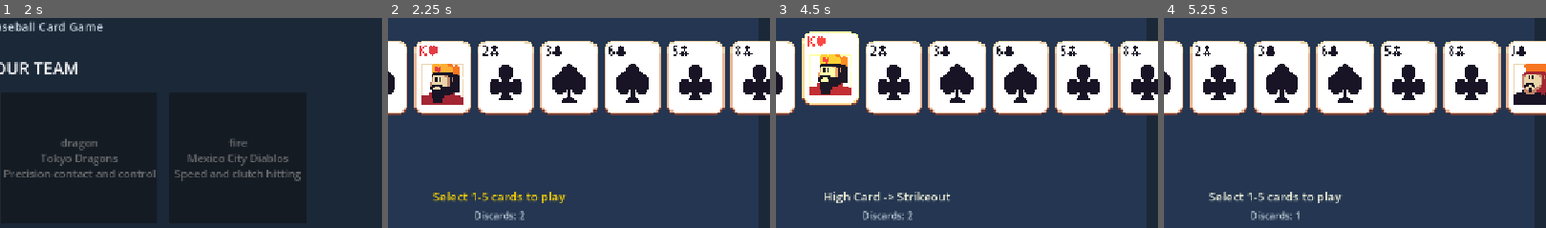
Above: before the commit, frames 1-4 (left to right).
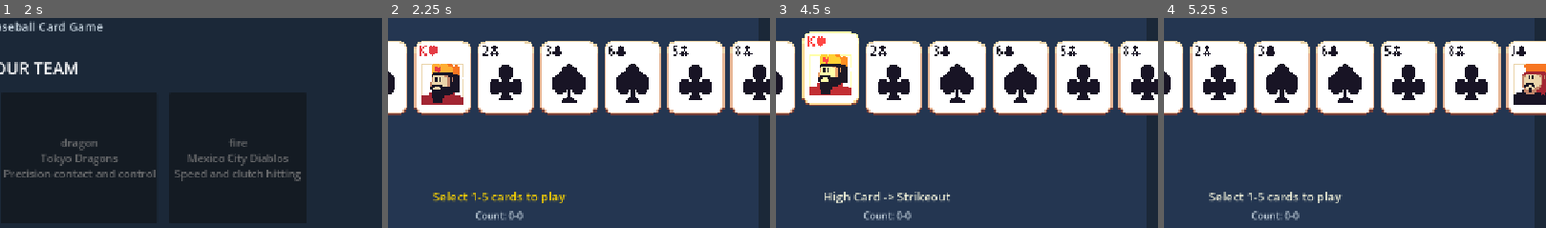
Above: after the commit, the same moments.

Repository: jakenbear/diamond-joker
Game: Godot game, scene res://scenes/title_scene.tscn
The game is run twice, just before and just after one commit, with the same random seed, the same clock (stepped at 60 frames per second) and the same inputs.
Inputs (mouse positions are % of the whole screen's width and height, from its top left):
- Up to frame 1 (2 s): click "eagle New York Eagles Raw pow…" at 0.5 s; click "eagle New York Eagles Raw pow…" at 1.25 s
- Up to frame 2 (2.25 s): click "PLAY BALL!" at 2 s
- Up to frame 3 (4.5 s): tap Enter at 2.75, 4.25 s; move the mouse to (72, 46) at 2.77 s; click (72, 46) at 2.92 s; tap Space at 3.5 s; drag from (30, 56) to (45, 72) at 3.52 s; move the mouse to (60, 29) at 4.27 s; click (60, 29) at 4.42 s
- Up to frame 4 (5.25 s): click "DISCARD" at 5 s
The pictures show only the part of the screen within x 50-100%, y 16-66%; the shares and areas given below are measured in that part.

Frame 1 is identical in both runs. In frame 2, 0.3% of the frame differs, in the area x 22-36%, y 91-97%; in frame 3, 0.3%; in frame 4, 0.3%.

Commit message:
feat: Godot mirrors — add count_manager.gd, update card_engine.gd
Create count_manager.gd mirroring CountManager.js with 3-param
record_discard. Remove discards_remaining from card_engine.gd.
Update game_scene.gd references (full wiring deferred).

Co-Authored-By: Claude Opus 4.6 <noreply@anthropic.com>

Diff:
--- a/godot/scenes/game_scene.gd
+++ b/godot/scenes/game_scene.gd
@@ -193,7 +193,8 @@
 			card_panels[i].visible = false
 
 	# Discard counter
-	discard_count_label.text = "Discards: %d" % GameManager.card_engine.discards_remaining
+	# Count display (TODO: wire CountManager when Godot scenes are built out)
+	discard_count_label.text = "Count: 0-0"
 
 	# Preview selected hand
 	if not selected_indices.is_empty():
@@ -233,7 +234,7 @@
 
 	# Button states
 	play_button.disabled = selected_indices.is_empty()
-	discard_button.disabled = GameManager.card_engine.discards_remaining <= 0 or selected_indices.is_empty()
+	discard_button.disabled = selected_indices.is_empty()  # TODO: wire CountManager.is_strikeout()/is_walk()
 
 
 func _on_card_toggled(index: int) -> void:
--- a/godot/scripts/card_engine.gd
+++ b/godot/scripts/card_engine.gd
@@ -9,7 +9,6 @@
 var deck: Array[Dictionary] = []
 var hand: Array[Dictionary] = []
 var discard_pile: Array[Dictionary] = []
-var discards_remaining: int = 2
 var hand_size: int = 5
 var _deck_id: String = "standard"
 
@@ -17,7 +16,6 @@
 func _init(deck_id: String = "standard") -> void:
 	_deck_id = deck_id
 	var config: Dictionary = Decks.DECK_CONFIGS.get(deck_id, Decks.DECK_CONFIGS["standard"])
-	discards_remaining = config.get("discards", 2)
 	hand_size = config.get("hand_size", 5)
 	_build_deck()
 	shuffle()
@@ -41,8 +39,6 @@
 	shuffle()
 	hand = []
 	discard_pile = []
-	var config: Dictionary = Decks.DECK_CONFIGS.get(_deck_id, Decks.DECK_CONFIGS["standard"])
-	discards_remaining = config.get("discards", 2)
 
 
 func draw(n: int = 5) -> Array[Dictionary]:
@@ -54,10 +50,6 @@
 
 
 func discard(indices: Array[int]) -> Array[Dictionary]:
-	if discards_remaining <= 0:
-		return hand
-	discards_remaining -= 1
-
 	# Sort descending so splicing doesn't shift indices
 	var sorted_indices := indices.duplicate()
 	sorted_indices.sort()
@@ -100,8 +92,6 @@
 	# All cards go to discard
 	discard_pile.append_array(hand)
 	hand = []
-	var config: Dictionary = Decks.DECK_CONFIGS.get(_deck_id, Decks.DECK_CONFIGS["standard"])
-	discards_remaining = config.get("discards", 2)
 	return result
 
 
@@ -109,8 +99,6 @@
 	if deck.size() < hand_size:
 		reset_deck()
 	hand = []
-	var config: Dictionary = Decks.DECK_CONFIGS.get(_deck_id, Decks.DECK_CONFIGS["standard"])
-	discards_remaining = config.get("discards", 2)
 	draw(hand_size)
 	return hand
 
--- /dev/null
+++ b/godot/scripts/count_manager.gd
@@ -0,0 +1,89 @@
+class_name CountManager
+extends RefCounted
+
+## Count-based discard system.
+## Each discard = a pitch. Outcome depends on batter/pitcher stats.
+
+const COUNT_MODIFIERS: Dictionary = {
+	"3-0": {"chips_mod": 2, "mult_mod": 1.0},
+	"2-0": {"chips_mod": 1, "mult_mod": 0.5},
+	"3-1": {"chips_mod": 1, "mult_mod": 0.5},
+	"3-2": {"chips_mod": 0, "mult_mod": 0.5},
+	"0-1": {"chips_mod": 0, "mult_mod": -0.2},
+	"1-2": {"chips_mod": 0, "mult_mod": -0.3},
+	"0-2": {"chips_mod": -1, "mult_mod": -0.5},
+}
+
+var balls: int = 0
+var strikes: int = 0
+var foul_count: int = 0
+
+
+func reset() -> void:
+	balls = 0
+	strikes = 0
+	foul_count = 0
+
+
+func record_discard(pitcher_velocity: int, pitcher_control: int, batter_contact: int) -> Dictionary:
+	var result: Dictionary = {
+		"is_strike": false, "is_ball": false, "is_foul": false,
+		"is_strikeout": false, "is_walk": false,
+	}
+
+	var base_strike_chance: float = 0.40 \
+		+ (pitcher_velocity - 5) * 0.02 \
+		+ (pitcher_control - 5) * 0.02 \
+		- (batter_contact - 5) * 0.03
+	base_strike_chance = clampf(base_strike_chance, 0.15, 0.65)
+
+	if strikes < 2:
+		if randf() < base_strike_chance:
+			strikes += 1
+			result["is_strike"] = true
+		else:
+			balls += 1
+			result["is_ball"] = true
+			if balls >= 4:
+				result["is_walk"] = true
+	else:
+		var foul_chance: float = batter_contact * 0.04
+		var remaining: float = 1.0 - foul_chance
+		var strike_chance: float = remaining * base_strike_chance
+		var roll: float = randf()
+
+		if roll < foul_chance:
+			foul_count += 1
+			result["is_foul"] = true
+		elif roll < foul_chance + strike_chance:
+			strikes += 1
+			result["is_strike"] = true
+			result["is_strikeout"] = true
+		else:
+			balls += 1
+			result["is_ball"] = true
+			if balls >= 4:
+				result["is_walk"] = true
+
+	return result
+
+
+func get_count() -> Dictionary:
+	return {"balls": balls, "strikes": strikes}
+
+
+func get_count_modifiers() -> Dictionary:
+	var key: String = "%d-%d" % [balls, strikes]
+	return COUNT_MODIFIERS.get(key, {"chips_mod": 0, "mult_mod": 0})
+
+
+func is_walk() -> bool:
+	return balls >= 4
+
+
+func is_strikeout() -> bool:
+	return strikes >= 3
+
+
+func set_starting_balls(start_balls: int) -> void:
+	balls = mini(3, start_balls)
